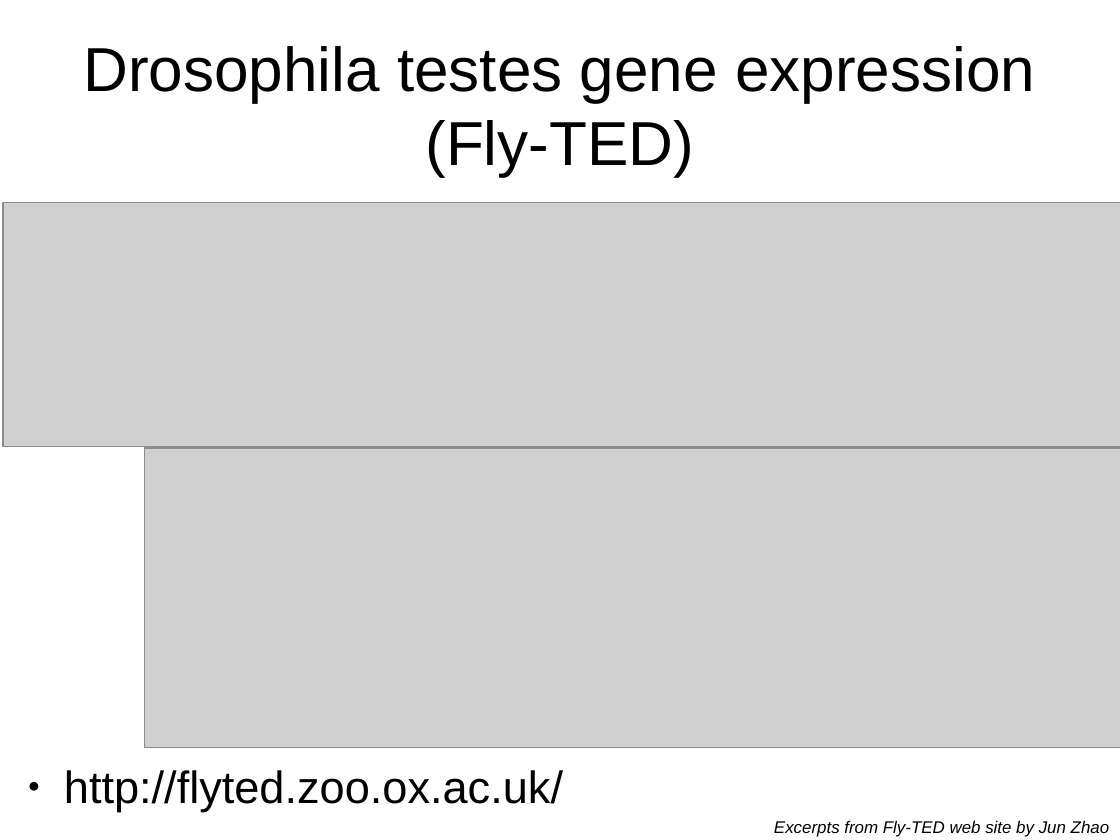
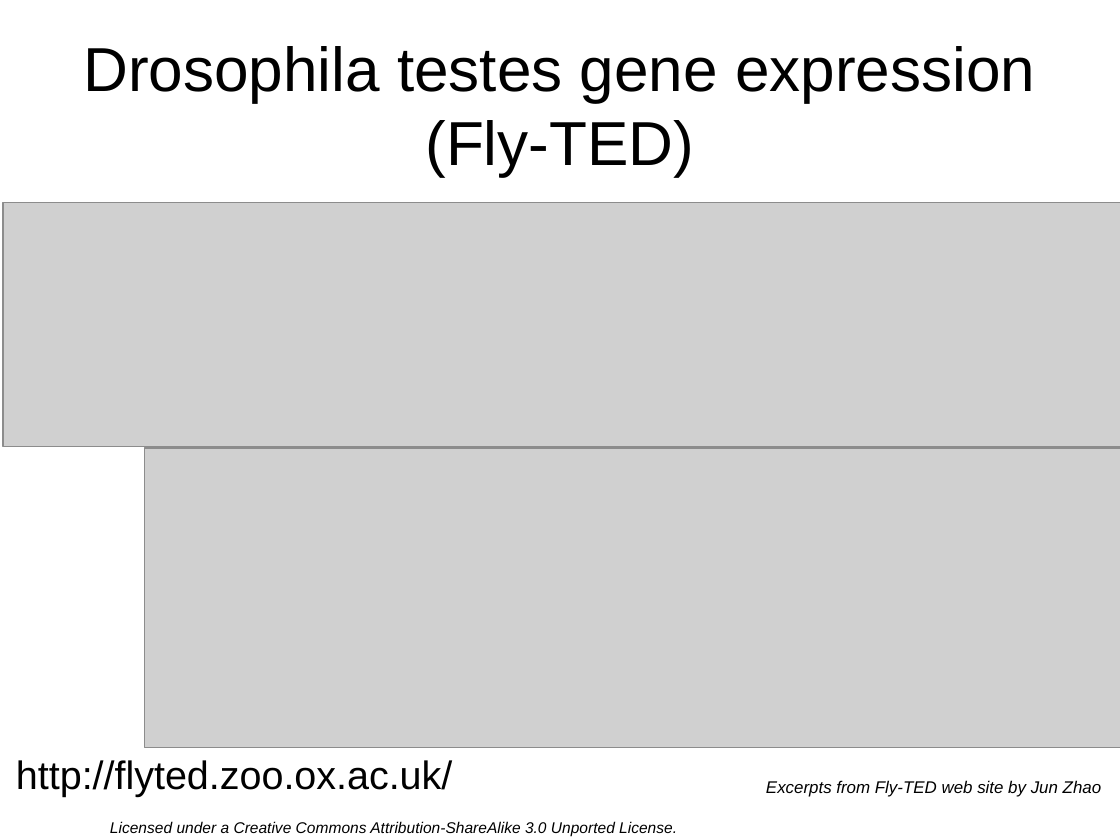
Before and after one commit to gklyne/annalist, a slide deck: slide 2 of presentations/annalist-pitch.odp. Drawn at 1120x840 pixels with LibreOffice and Linux fonts; fonts in the diff are those of the drawing; grey boxes stand for pictures; background and template pictures are left out. Boxes give left, top, right and bottom in pixels: in the first picture for what was removed or moved away, otherwise in the second. Text is boxed around its words. In the diff, an @@ line names an element or a change of style, - is before the commit and + after.

```diff
--- a/presentations/annalist-pitch.odp
+++ b/presentations/annalist-pitch.odp
@@ text "http://flyted.zoo.ox.ac.uk/": place and size @@
-text "http://flyted.zoo.ox.ac.uk/" at (64,770,563,811)
+text "http://flyted.zoo.ox.ac.uk/" at (16,760,452,797)
@@ text "http://flyted.zoo.ox.ac.uk/" at (16,760,452,797): size 32 to 28 pt; bullet ● to none @@
@@ text "Excerpts from Fly-TED web site ...": place and size @@
-text "Excerpts from Fly-TED web site ..." at (774,820,1110,837)
+text "Excerpts from Fly-TED web site ..." at (766,780,1102,797)
@@ text added at (110,821,677,836), 11 pt, text #000000, italic @@
+Licensed under a Creative Commons Attribution-ShareAlike 3.0 Unported License.
```
Also in this commit, not shown: 17 other slides changed, 1 slide added, 1 slide removed.
